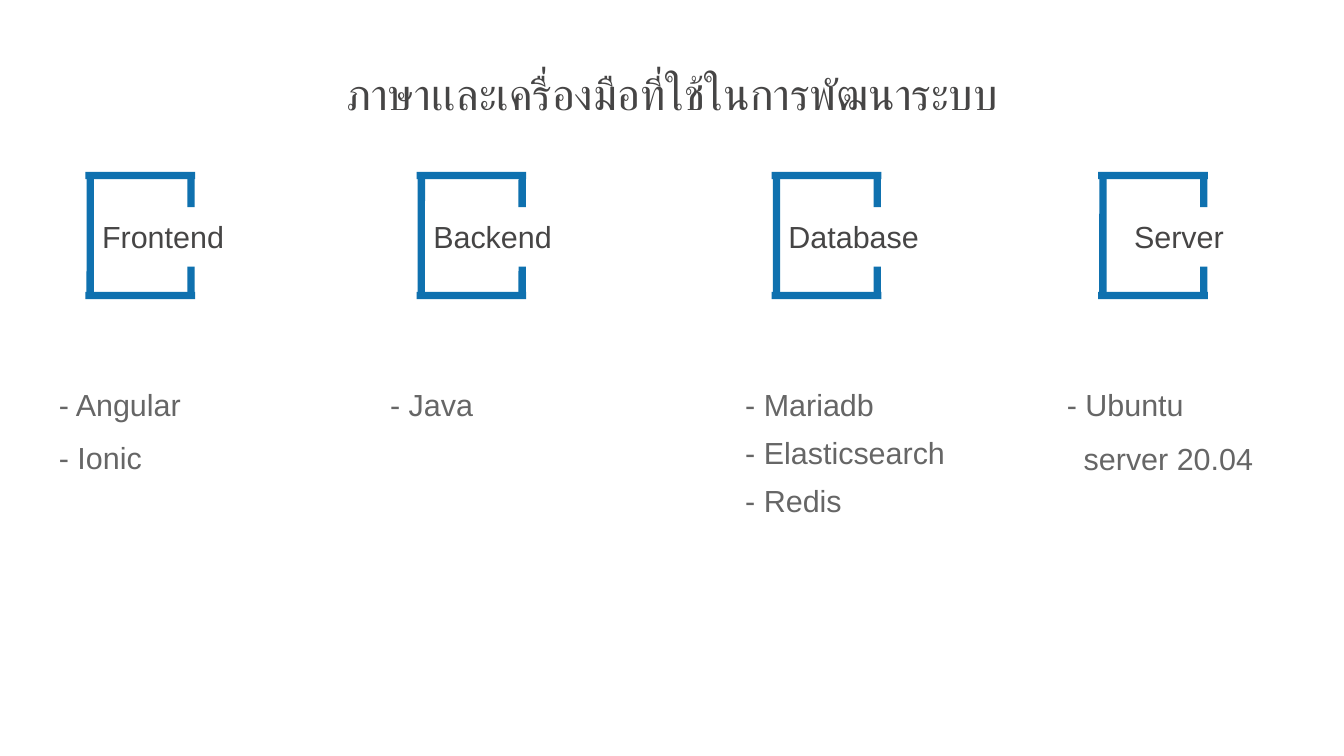
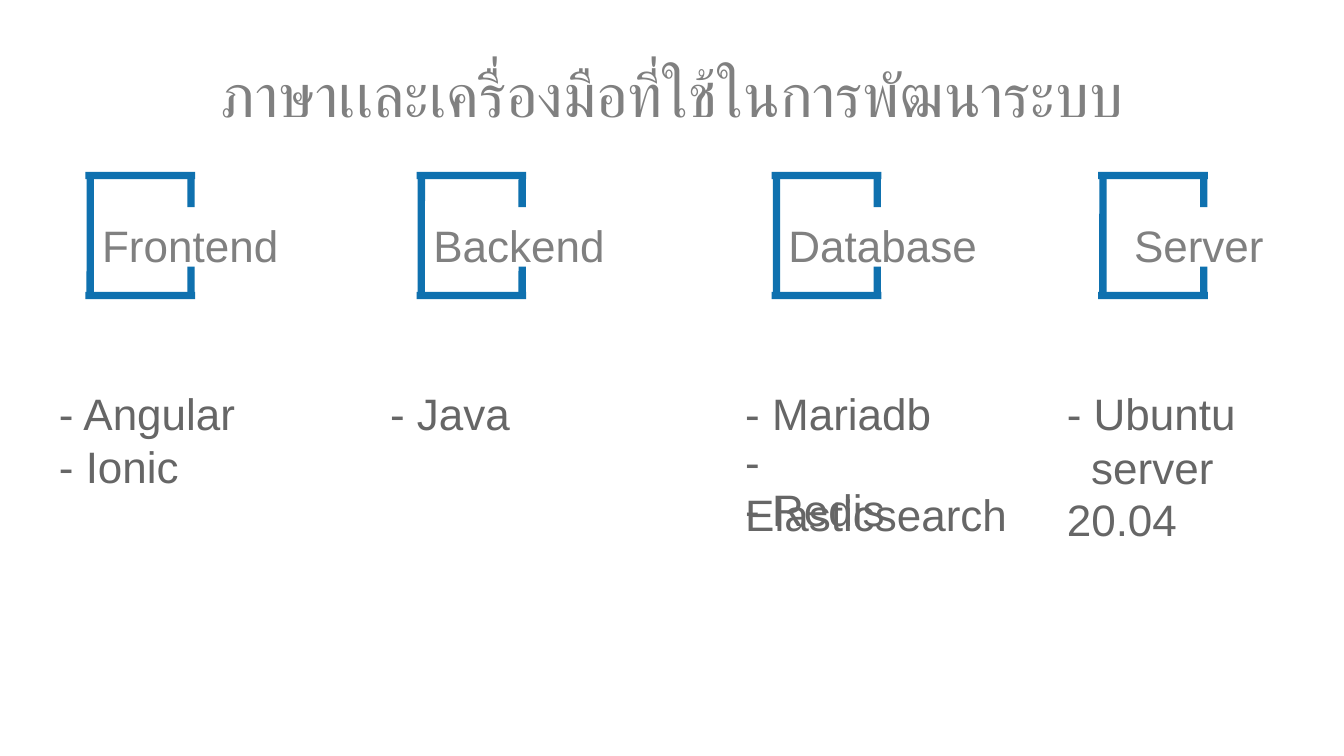
Before and after one commit to mandarinkb/project-final-document, a slide deck: slide 4 of presentation/slide-presentation-new.odp. Drawn at 1344x756 pixels with LibreOffice and Linux fonts; fonts in the diff are those of the drawing; background and template pictures are left out. Boxes give left, top, right and bottom in pixels: in the first picture for what was removed or moved away, otherwise in the second. Text is boxed around its words. In the diff, an @@ line names an element or a change of style, - is before the commit and + after.

```diff
--- a/presentation/slide-presentation-new.odp
+++ b/presentation/slide-presentation-new.odp
@@ title "ภาษาเเละเครื่องมือที่ใช้ในการพัฒนาระบบ" at (x1=221, y1=70, x2=1123, y2=118): size 26 to 36 pt, text colour #464545 to #808080 @@
@@ size 18 to 26 pt, text colour #464545 to #808080 in 4 elements at (x1=433, y1=230, x2=604, y2=271), (x1=1134, y1=231, x2=1264, y2=271), (x1=102, y1=230, x2=278, y2=270), (x1=788, y1=230, x2=976, y2=271) @@
@@ size 18 to 26 pt in 8 elements at (x1=417, y1=399, x2=510, y2=431), (x1=86, y1=451, x2=179, y2=484), (x1=772, y1=494, x2=884, y2=532), (x1=745, y1=495, x2=1007, y2=532), (x1=83, y1=398, x2=235, y2=438), (x1=772, y1=398, x2=931, y2=431), (x1=1094, y1=398, x2=1236, y2=431), (x1=1067, y1=460, x2=1213, y2=537) @@
```
Also in this commit, not shown: 11 other slides changed, 3 slides added, 3 slides removed, 5 other files.
